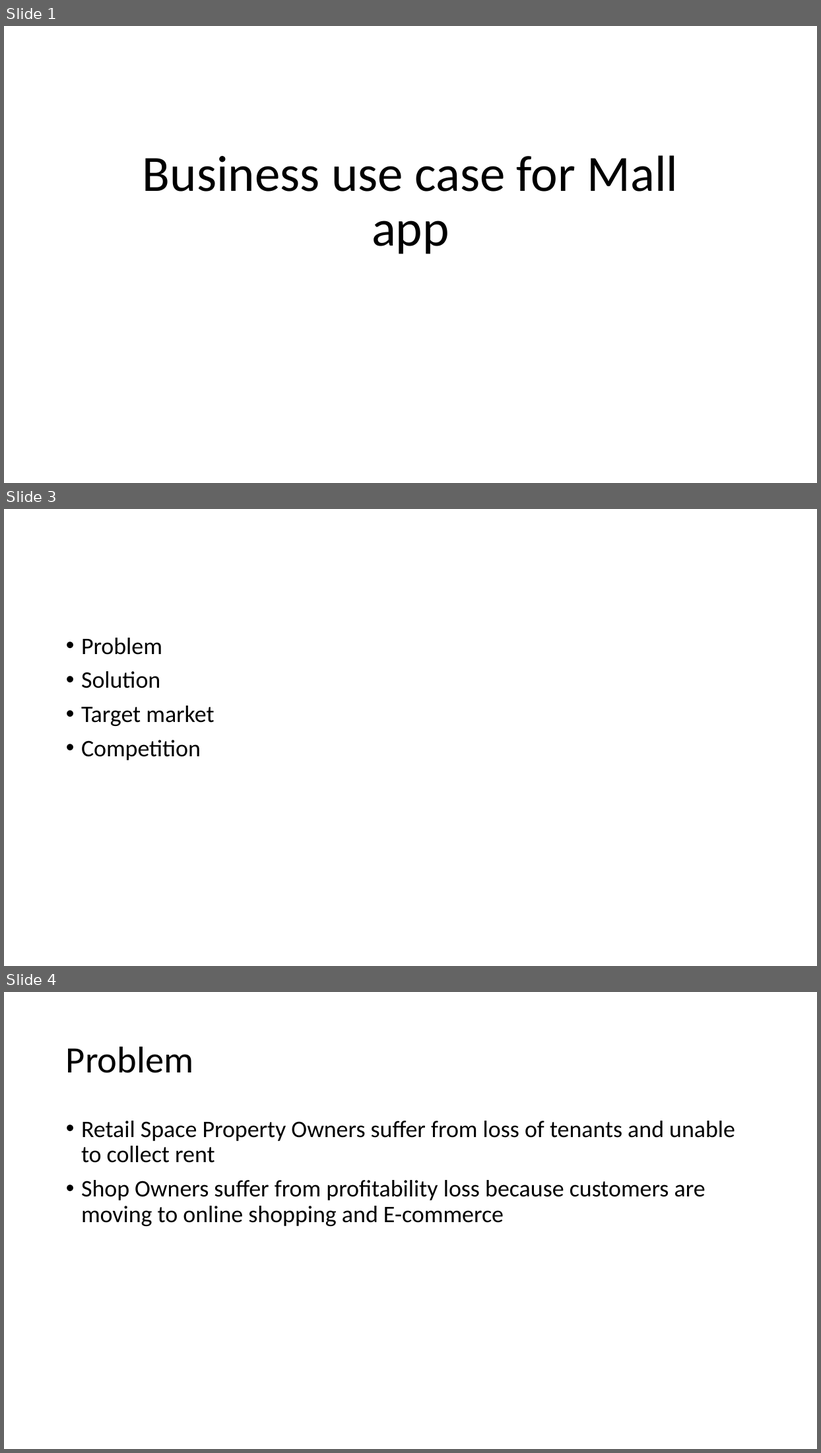
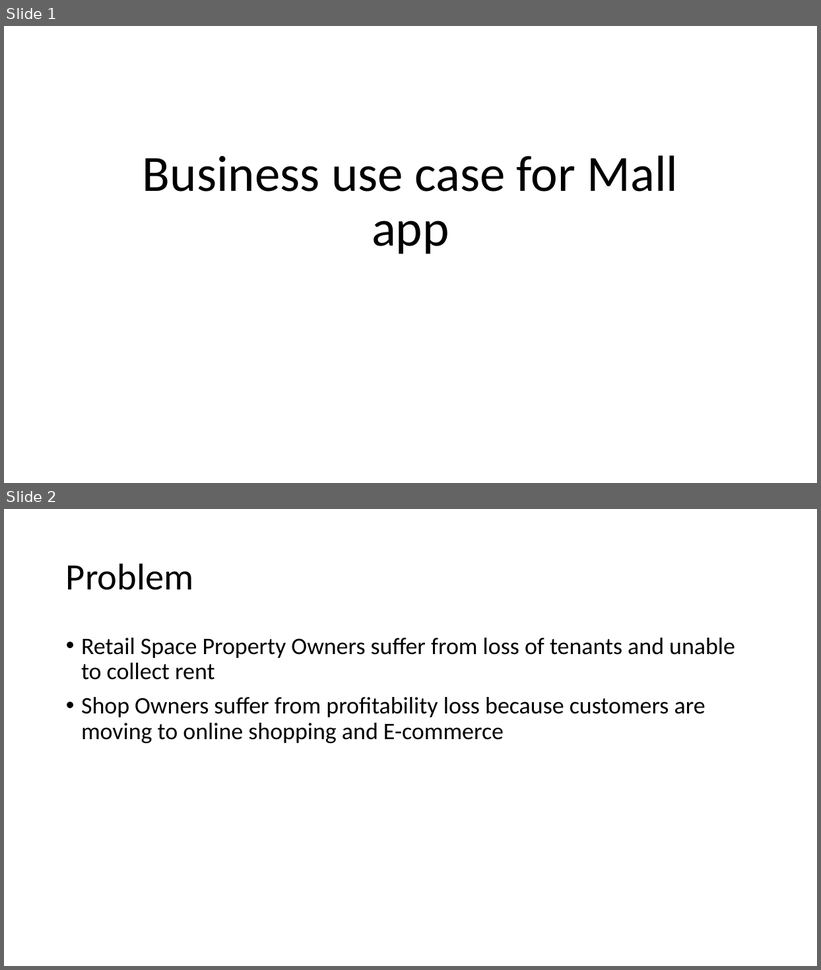
Before and after one commit to MeCode4Food/ACNAPI-code-challenge, a slide deck: documentation and slides/Business use case for Mall app.pptx. Shown one above the other, each under a label of ours: slides 1, 3 and 4 before the commit, slides 1 and 2 after it; the slides between them are not shown. The pictures are 821x1453 and 821x970 pixels, drawn with LibreOffice and Linux fonts; fonts in the diff are those of the drawing. Boxes give left, top, right and bottom in pixels: in the first picture for what was removed or moved away, otherwise in the second. Text is boxed around its words. In the diff, an @@ line names an element or a change of style, - is before the commit and + after.

```diff
--- a/documentation and slides/Business use case for Mall app.pptx
+++ b/documentation and slides/Business use case for Mall app.pptx
@@ slide 3 removed at (4, 509, 817, 966), background #FFFFFF @@
@@ text removed at (81, 638, 214, 760) @@
-• Problem
-• Solution
-• Target market
-• Competition
@@ what was slide 4 is now slide 2 @@
```
Also in this commit, not shown: 1 slide changed, 6 slides added, 5 other slides removed, 1 other file.
